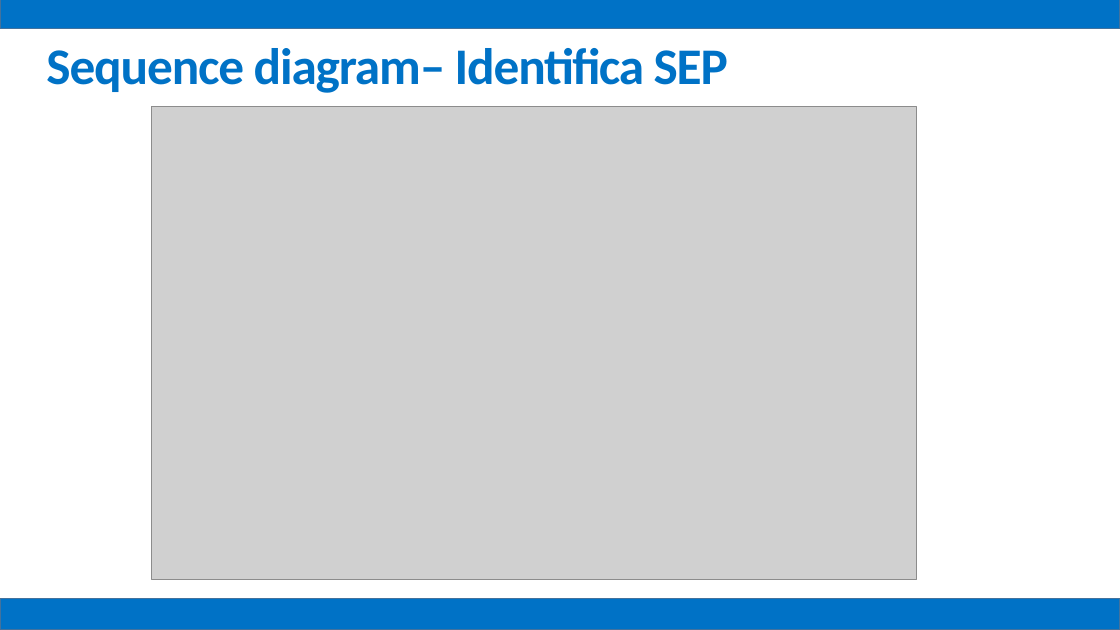
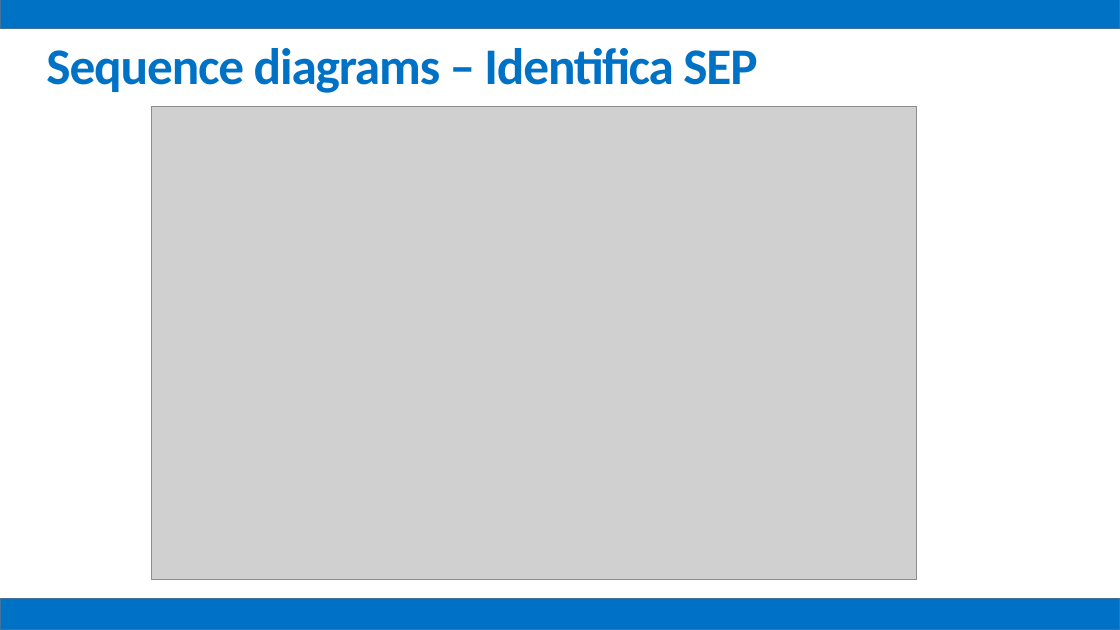
Before and after one commit to mz1991/ProgettoFebbraio2015, a slide deck: slide 29 of Febbraio 2015.pptx. Drawn at 1120x630 pixels with LibreOffice and Linux fonts; fonts in the diff are those of the drawing; grey boxes stand for pictures. Boxes give left, top, right and bottom in pixels: in the first picture for what was removed or moved away, otherwise in the second. Text is boxed around its words. In the diff, an @@ line names an element or a change of style, - is before the commit and + after.

```diff
--- a/Febbraio 2015.pptx
+++ b/Febbraio 2015.pptx
@@ text at (46,48,757,93): text changed @@
-Sequence diagram– Identifica SEP
+Sequence diagrams – Identifica SEP
```
Also in this commit, not shown: 24 other slides changed.
